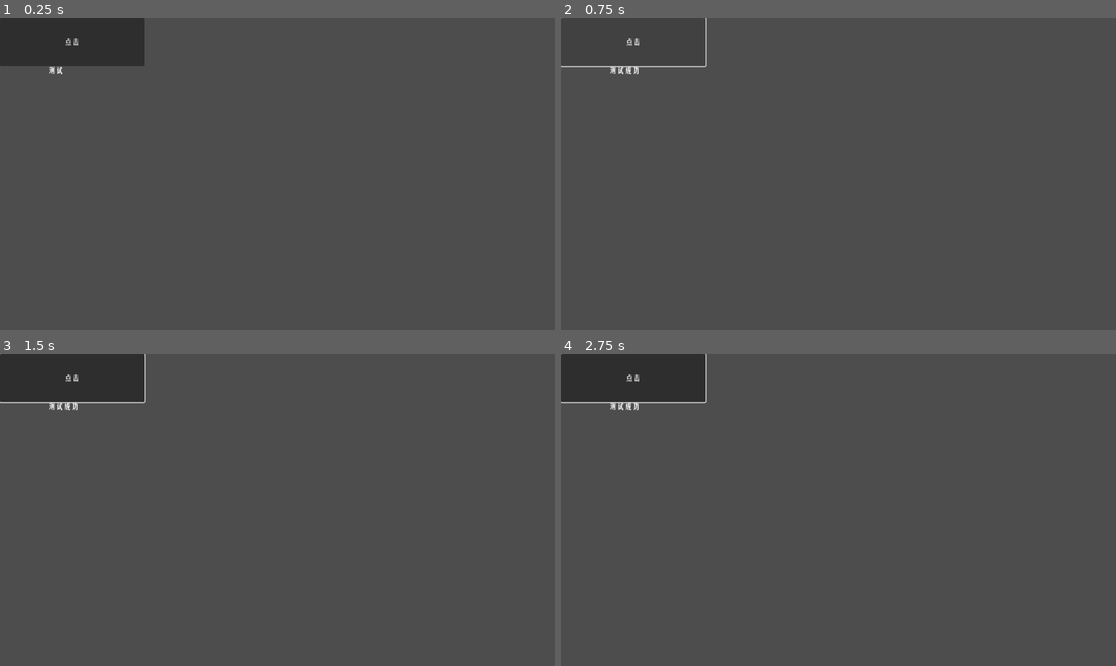
Above: before the commit, frames 1-4 (two rows, left to right).
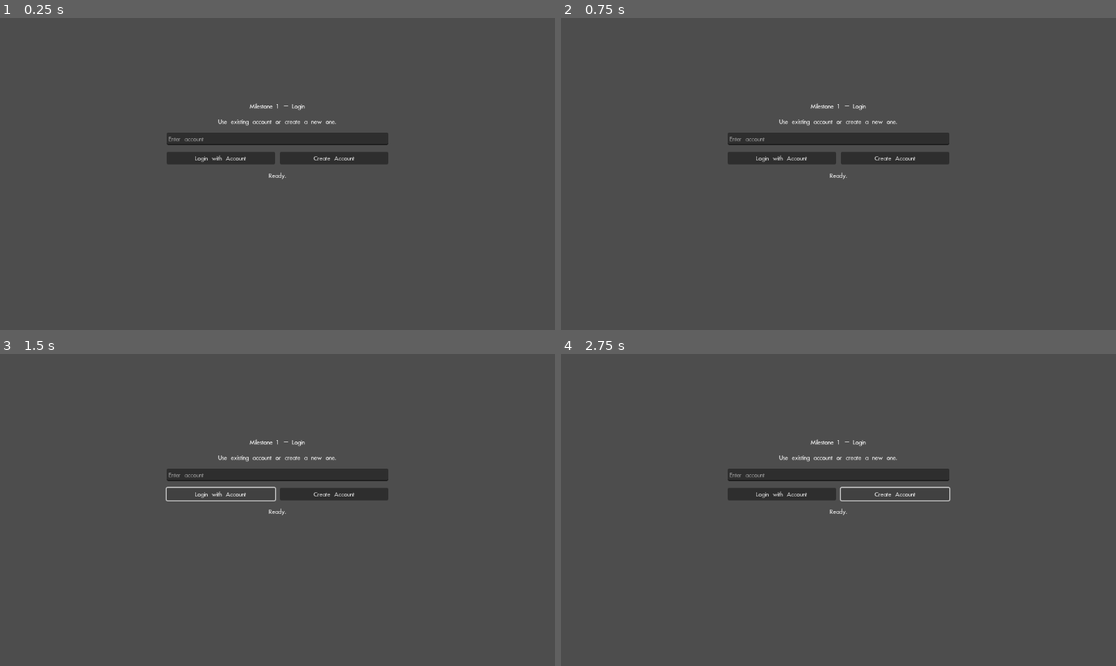
Above: after the commit, the same moments.

Repository: lwbiuchsjk/vibeTest
Game: Godot game, scene res://control.tscn
The game is run twice, just before and just after one commit, with the same random seed, the same clock (stepped at 60 frames per second) and the same inputs.
Inputs (mouse positions are in pixels of both pictures, inside the frame that each line leads up to):
- Up to frame 1 (0.25 s): no input
- Up to frame 2 (0.75 s): click (633, 42) at 0.5 s, where only the run before the commit has a clickable "点击"
- Up to frame 3 (1.5 s): click (222, 494) at 1.25 s, where only the run after the commit has a clickable "Login with Account"
- Up to frame 4 (2.75 s): click (894, 494) at 2 s, where only the run after the commit has a clickable "Create Account"

The runs differ from the first frame. In frame 1, 7.2% of the frame differs, in the area x 0-70%, y 0-52%; in frame 2, 3.5%; in frame 3, 7.0%; in frame 4, 7.0%.
Error after the commit: Invalid access to property or key 'pressed' on a base object of type 'null instance'. (res://control.gd:7)

Commit message:
fix: 修复 control 场景加载配置

Diff:
--- a/control.tscn
+++ b/control.tscn
@@ -1,14 +1,10 @@
-[gd_scene load_steps=6 format=3 uid="uid://chwuaamvff38w"]
+[gd_scene load_steps=4 format=3 uid="uid://dub1wk1hjvhbe"]
 
-[ext_resource type="Script" uid="uid://uvbpbcnaua1h" path="res://control.gd" id="1_0fbet"]
-[ext_resource type="FontFile" uid="uid://dtc16cg0dah4y" path="res://font/QingNiaoHuaGuangJianMeiHei-2.ttf" id="1_62e2m"]
+[ext_resource type="Script" uid="uid://uvbpbcnaua1h" path="res://control.gd" id="1_script"]
+[ext_resource type="FontFile" uid="uid://dtc16cg0dah4y" path="res://font/QingNiaoHuaGuangJianMeiHei-2.ttf" id="2_font"]
 
-[sub_resource type="Theme" id="Theme_qtu10"]
-default_font = ExtResource("1_62e2m")
-
-[sub_resource type="Theme" id="Theme_62e2m"]
-
-[sub_resource type="Theme" id="Theme_ee4bf"]
+[sub_resource type="Theme" id="Theme_default"]
+default_font = ExtResource("2_font")
 
 [node name="Control" type="Control"]
 layout_mode = 3
@@ -17,22 +13,90 @@
 anchor_bottom = 1.0
 grow_horizontal = 2
 grow_vertical = 2
-theme = SubResource("Theme_qtu10")
-script = ExtResource("1_0fbet")
+theme = SubResource("Theme_default")
+script = ExtResource("1_script")
 
-[node name="Button" type="Button" parent="."]
-layout_mode = 0
-offset_right = 300.0
-offset_bottom = 100.0
-theme = SubResource("Theme_62e2m")
-text = "点击"
+[node name="LoginPanel" type="VBoxContainer" parent="."]
+layout_mode = 1
+anchors_preset = 8
+anchor_left = 0.5
+anchor_top = 0.5
+anchor_right = 0.5
+anchor_bottom = 0.5
+offset_left = -230.0
+offset_top = -150.0
+offset_right = 230.0
+offset_bottom = 110.0
+grow_horizontal = 2
+grow_vertical = 2
+theme_override_constants/separation = 14
 
-[node name="Label" type="Label" parent="."]
-custom_minimum_size = Vector2(200, 100)
-layout_mode = 0
-offset_left = 100.0
-offset_top = 100.0
-offset_right = 300.0
-offset_bottom = 200.0
-theme = SubResource("Theme_ee4bf")
-text = "测试"
+[node name="Title" type="Label" parent="LoginPanel"]
+layout_mode = 2
+text = "Milestone 1 - Login"
+horizontal_alignment = 1
+
+[node name="Hint" type="Label" parent="LoginPanel"]
+layout_mode = 2
+text = "Use existing account or create a new one."
+horizontal_alignment = 1
+
+[node name="AccountInput" type="LineEdit" parent="LoginPanel"]
+layout_mode = 2
+placeholder_text = "Enter account"
+
+[node name="ButtonRow" type="HBoxContainer" parent="LoginPanel"]
+layout_mode = 2
+theme_override_constants/separation = 10
+
+[node name="LoginButton" type="Button" parent="LoginPanel/ButtonRow"]
+layout_mode = 2
+size_flags_horizontal = 3
+text = "Login with Account"
+
+[node name="CreateButton" type="Button" parent="LoginPanel/ButtonRow"]
+layout_mode = 2
+size_flags_horizontal = 3
+text = "Create Account"
+
+[node name="StatusLabel" type="Label" parent="LoginPanel"]
+layout_mode = 2
+text = "Ready."
+horizontal_alignment = 1
+
+[node name="GamePanel" type="VBoxContainer" parent="."]
+visible = false
+layout_mode = 1
+anchors_preset = 8
+anchor_left = 0.5
+anchor_top = 0.5
+anchor_right = 0.5
+anchor_bottom = 0.5
+offset_left = -230.0
+offset_top = -140.0
+offset_right = 230.0
+offset_bottom = 90.0
+grow_horizontal = 2
+grow_vertical = 2
+theme_override_constants/separation = 14
+
+[node name="GameTitle" type="Label" parent="GamePanel"]
+layout_mode = 2
+text = "Main Flow Page"
+horizontal_alignment = 1
+
+[node name="AccountLabel" type="Label" parent="GamePanel"]
+layout_mode = 2
+text = "Account:"
+horizontal_alignment = 1
+
+[node name="ClearCountLabel" type="Label" parent="GamePanel"]
+layout_mode = 2
+text = "Clear Count: 0"
+horizontal_alignment = 1
+
+[node name="LogoutButton" type="Button" parent="GamePanel"]
+layout_mode = 2
+text = "Back to Login"
+
+[node name="HTTPRequest" type="HTTPRequest" parent="."]
--- a/project.godot
+++ b/project.godot
@@ -11,7 +11,7 @@
 [application]
 
 config/name="VibeTest"
-run/main_scene="uid://chwuaamvff38w"
+run/main_scene="res://control.tscn"
 config/features=PackedStringArray("4.5", "GL Compatibility")
 config/icon="res://icon.svg"
 
